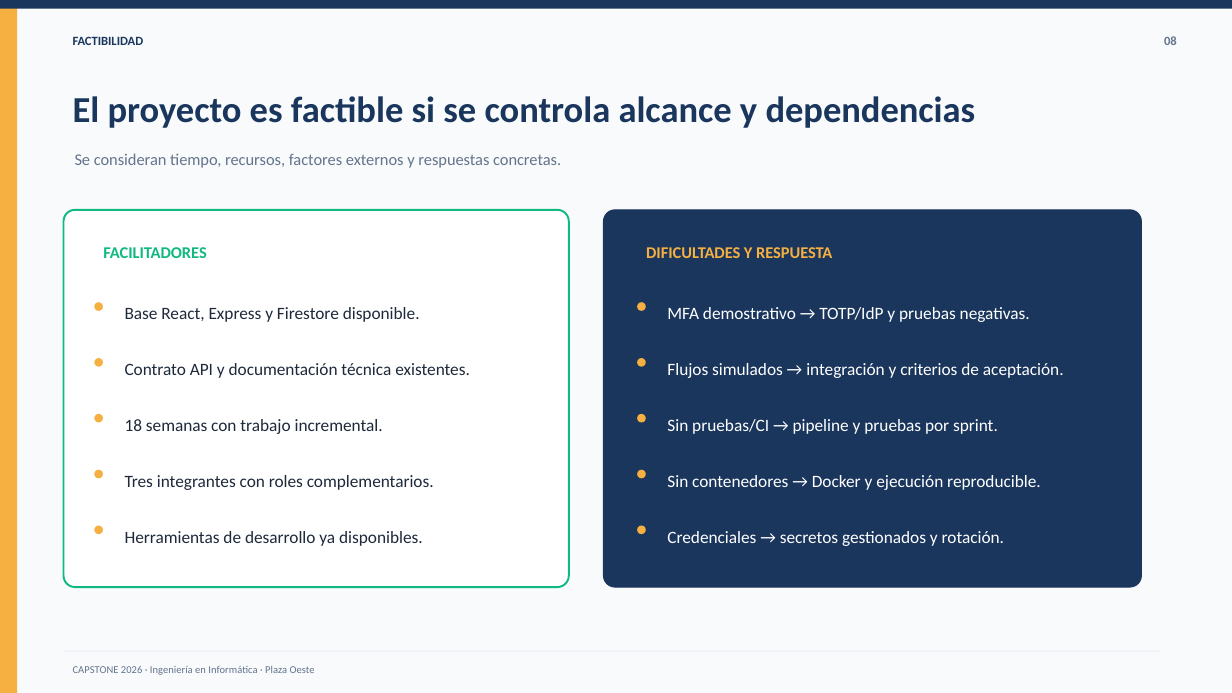
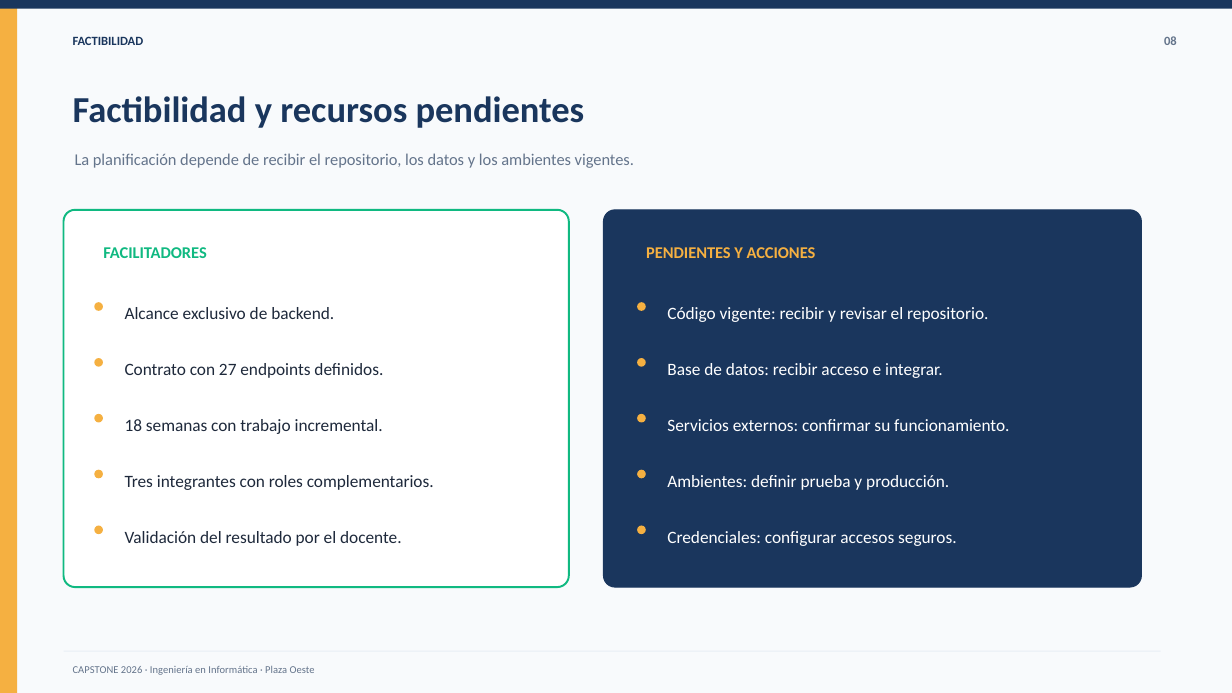
Before and after one commit to tsddds/Capstone_Aprueba-Administracion_Grupo8, a slide deck: slide 8 of Fase1/Evidencias_grupales/02_Presentacion_Proyecto_Fase1_Aprueba_Administracion.pptx. Drawn at 1232x693 pixels with LibreOffice and Linux fonts; fonts in the diff are those of the drawing. Boxes give left, top, right and bottom in pixels: in the first picture for what was removed or moved away, otherwise in the second. Text is boxed around its words. In the diff, an @@ line names an element or a change of style, - is before the commit and + after.

Commit message:
Actualiza evidencias grupales Fase 1 solo backend y README

```diff
--- a/Fase1/Evidencias_grupales/02_Presentacion_Proyecto_Fase1_Aprueba_Administracion.pptx
+++ b/Fase1/Evidencias_grupales/02_Presentacion_Proyecto_Fase1_Aprueba_Administracion.pptx
@@ text at (73,96,585,128): text changed @@
-El proyecto es factible si se controla alcance y dependencias
+Factibilidad y recursos pendientes
@@ text at (75,153,634,168): text changed @@
-Se consideran tiempo, recursos, factores externos y respuestas concretas.
+La planificación depende de recibir el repositorio, los datos y los ambientes vigentes.
@@ text at (646,247,816,258): text changed @@
-DIFICULTADES Y RESPUESTA
+PENDIENTES Y ACCIONES
@@ text at (125,307,334,319): text changed @@
-Base React, Express y Firestore disponible.
+Alcance exclusivo de backend.
@@ text at (667,307,988,322): text changed @@
-MFA demostrativo → TOTP/IdP y pruebas negativas.
+Código vigente: recibir y revisar el repositorio.
@@ text at (125,363,383,378): text changed @@
-Contrato API y documentación técnica existentes.
+Contrato con 27 endpoints definidos.
@@ text at (667,363,943,378): text changed @@
-Flujos simulados → integración y criterios de aceptación.
+Base de datos: recibir acceso e integrar.
@@ text at (667,419,1009,431): text changed @@
-Sin pruebas/CI → pipeline y pruebas por sprint.
+Servicios externos: confirmar su funcionamiento.
@@ text at (667,475,949,490): text changed @@
-Sin contenedores → Docker y ejecución reproducible.
+Ambientes: definir prueba y producción.
@@ text at (125,531,401,546): text changed @@
-Herramientas de desarrollo ya disponibles.
+Validación del resultado por el docente.
@@ text at (667,531,956,546): text changed @@
-Credenciales → secretos gestionados y rotación.
+Credenciales: configurar accesos seguros.
```
Also in this commit, not shown: 9 other slides changed, 1 slide added, 1 slide removed, 33 other files.
